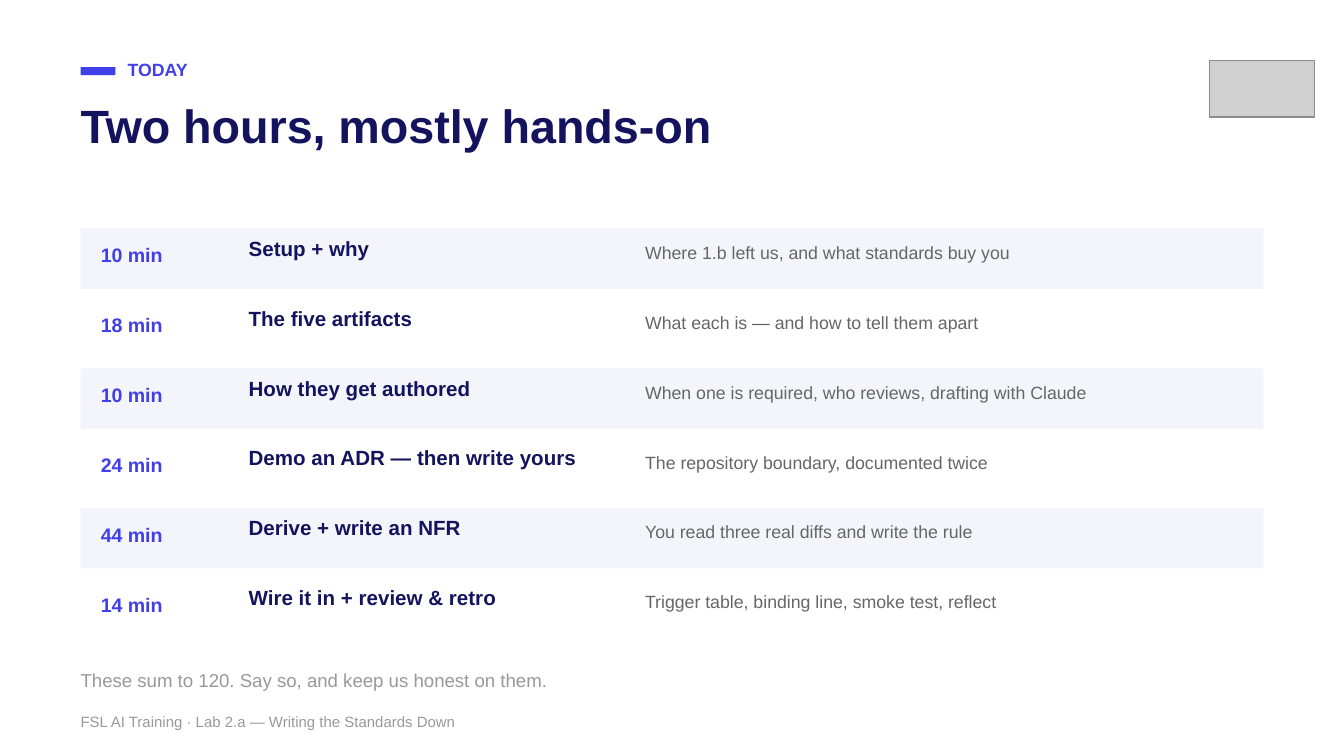
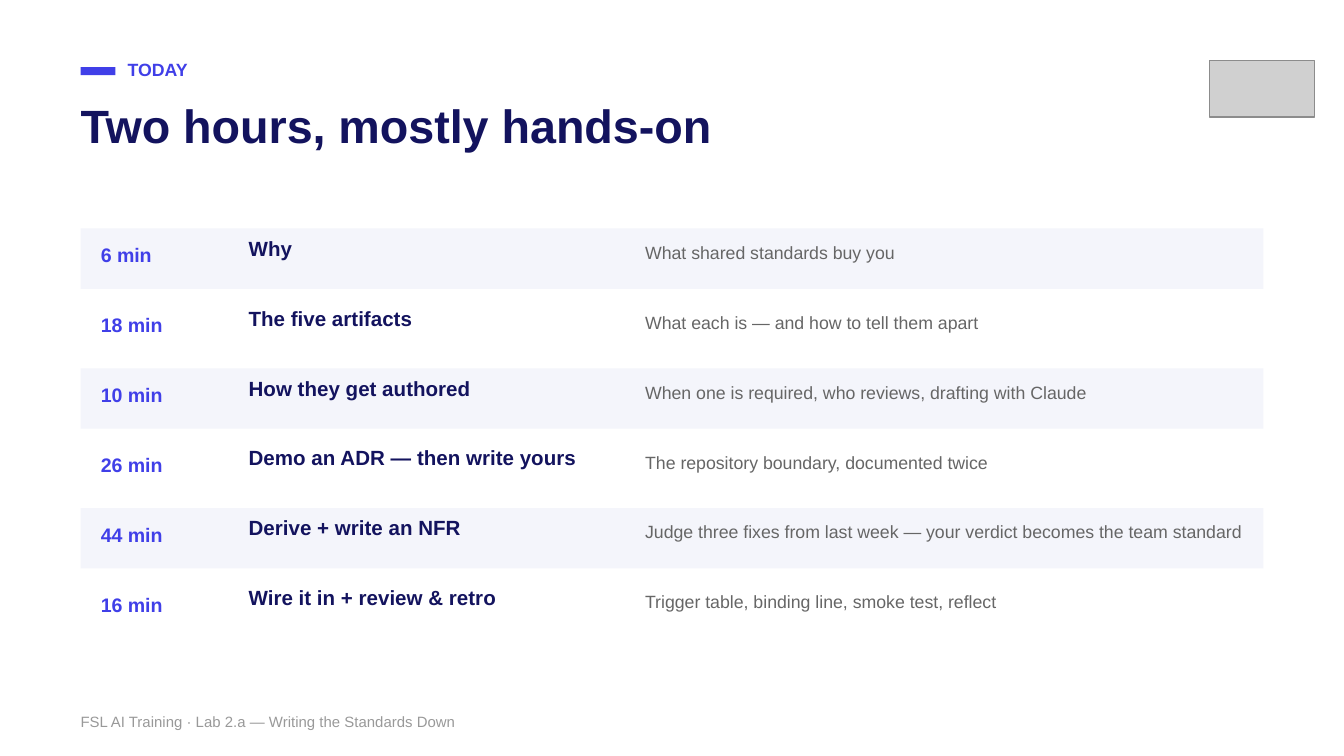
Before and after one commit to mike-tajmajer-fullstacklabs/fsl-taskboard-lab, a slide deck: slide 2 of docs/instructor/lab-2a-writing-the-standards-down.pptx. Drawn at 1344x756 pixels with LibreOffice and Linux fonts; fonts in the diff are those of the drawing; grey boxes stand for pictures. Boxes give left, top, right and bottom in pixels: in the first picture for what was removed or moved away, otherwise in the second. Text is boxed around its words. In the diff, an @@ line names an element or a change of style, - is before the commit and + after.

```diff
--- a/docs/instructor/lab-2a-writing-the-standards-down.pptx
+++ b/docs/instructor/lab-2a-writing-the-standards-down.pptx
@@ text at <box>101,248,152,262</box>: text changed @@
-10 min
+6 min
@@ text at <box>249,241,292,261</box>: text changed @@
-Setup + why
+Why
@@ text at <box>645,246,895,263</box>: text changed @@
-Where 1.b left us, and what standards buy you
+What shared standards buy you
@@ text at <box>101,458,163,472</box>: text changed @@
-24 min
+26 min
@@ text at <box>645,525,1242,542</box>: text changed @@
-You read three real diffs and write the rule
+Judge three fixes from last week — your verdict becomes the team standard
@@ text at <box>101,598,163,612</box>: text changed @@
-14 min
+16 min
@@ text removed at <box>81,673,547,691</box> @@
-These sum to 120. Say so, and keep us honest on them.
```
Also in this commit, not shown: 6 other slides changed, 1 slide added, 2 slides removed, 7 other files.
